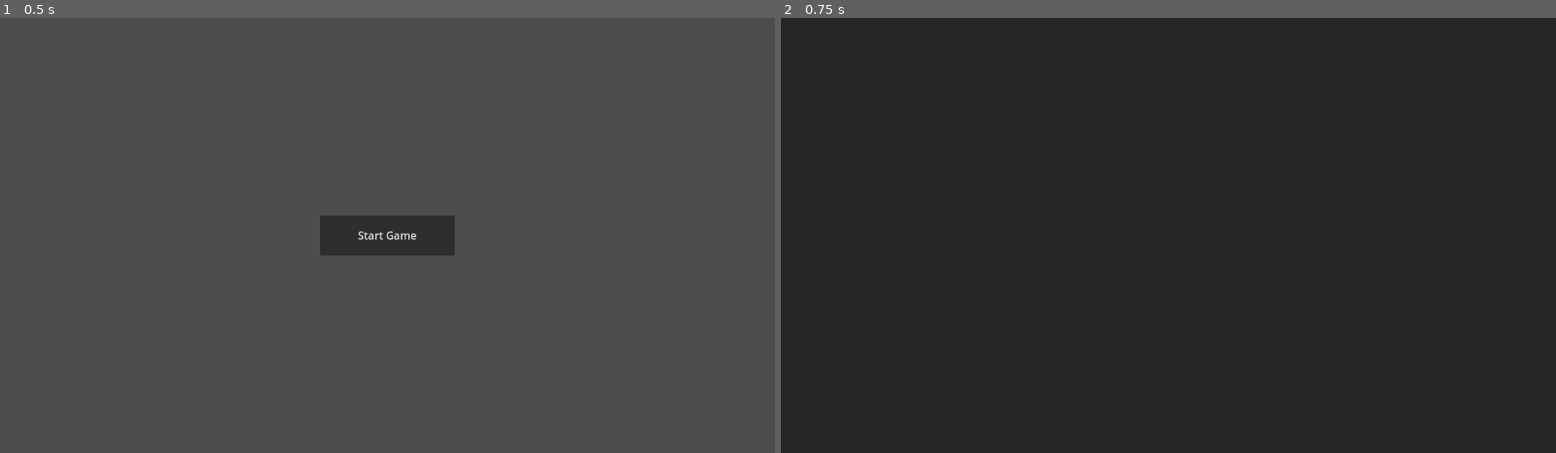
Above: before the commit, frames 1-2 (left to right).
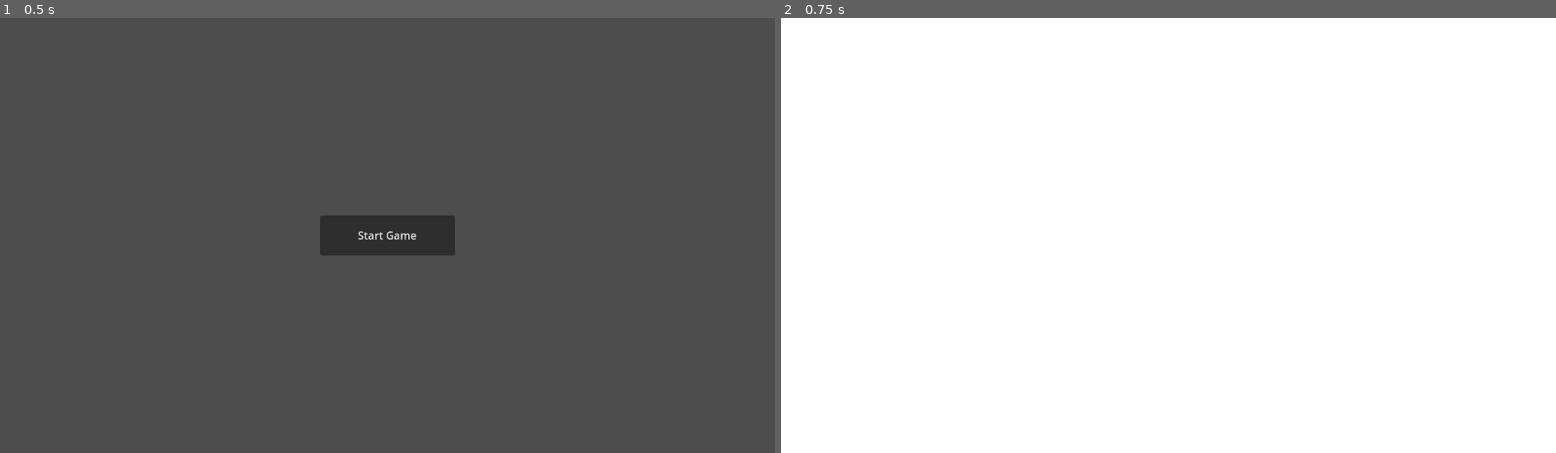
Above: after the commit, the same moments.

Repository: gruzek/ChickenFarm
Game: Godot game, scene res://scenes/start_scene.tscn
Same seed, same stepped clock (60 frames per second), same inputs: the game is played once before the commit and once after it.
Inputs:
- Up to frame 1 (0.5 s): no input
- Up to frame 2 (0.75 s): click "Start Game" at 0.5 s

Frame 1 is identical in both runs. In frame 2, 100% of the frame differs, in the area x 0-100%, y 0-100%.

Commit message:
Added the environment

Diff:
--- a/scenes/main.tscn
+++ b/scenes/main.tscn
@@ -1,15 +1,28 @@
-[gd_scene load_steps=3 format=3 uid="uid://c83wrdwy2fyx0"]
+[gd_scene load_steps=4 format=3 uid="uid://c83wrdwy2fyx0"]
 
-[sub_resource type="Environment" id="Environment_sgp6g"]
+[sub_resource type="ProceduralSkyMaterial" id="ProceduralSkyMaterial_sgp6g"]
+sky_horizon_color = Color(0.662243, 0.671743, 0.686743, 1)
+ground_horizon_color = Color(0.662243, 0.671743, 0.686743, 1)
 
-[sub_resource type="CameraAttributesPractical" id="CameraAttributesPractical_o5qli"]
+[sub_resource type="Sky" id="Sky_o5qli"]
+sky_material = SubResource("ProceduralSkyMaterial_sgp6g")
+
+[sub_resource type="Environment" id="Environment_0wfyh"]
+background_mode = 2
+sky = SubResource("Sky_o5qli")
+tonemap_mode = 2
 
 [node name="Main" type="Node3D"]
+
+[node name="WorldEnvironment" type="WorldEnvironment" parent="."]
+environment = SubResource("Environment_0wfyh")
+
+[node name="DirectionalLight3D" type="DirectionalLight3D" parent="."]
+transform = Transform3D(-0.866023, -0.433016, 0.250001, 0, 0.499998, 0.866027, -0.500003, 0.749999, -0.43301, 0, 0, 0)
+shadow_enabled = true
 
 [node name="Ground" type="CSGBox3D" parent="."]
 transform = Transform3D(20, 0, 0, 0, 0.1, 0, 0, 0, 20, 0, -0.05, 0)
 
 [node name="Camera3D" type="Camera3D" parent="."]
 transform = Transform3D(1, 0, 0, 0, 0.669559, 0.742759, 0, -0.742759, 0.669559, 0, 1.41861, 0)
-environment = SubResource("Environment_sgp6g")
-attributes = SubResource("CameraAttributesPractical_o5qli")
